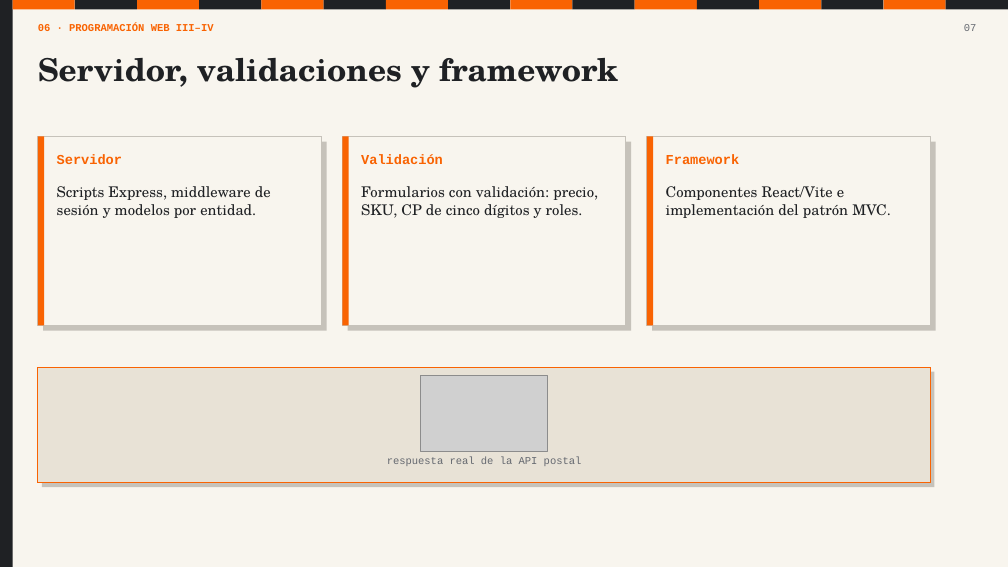
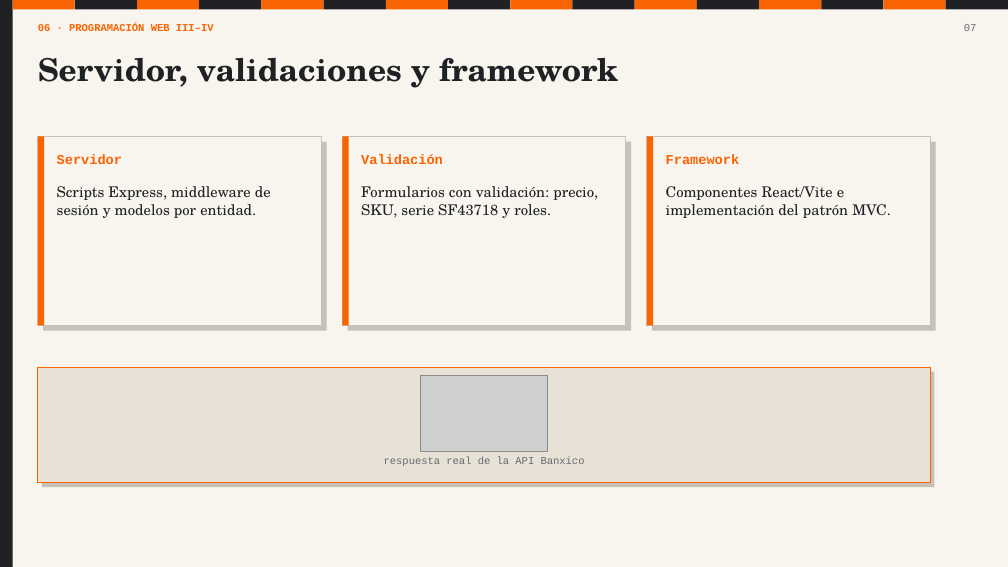
Before and after one commit to angelgael10/ferreteria-pos, a slide deck: slide 7 of docs/presentacion/Defensa_ferreteria_POS.pptx. Drawn at 1008x567 pixels with LibreOffice and Linux fonts; fonts in the diff are those of the drawing; grey boxes stand for pictures. Boxes give left, top, right and bottom in pixels: in the first picture for what was removed or moved away, otherwise in the second. Text is boxed around its words. In the diff, an @@ line names an element or a change of style, - is before the commit and + after.

Commit message:
feat: integrar API externa de Banxico

```diff
--- a/docs/presentacion/Defensa_ferreteria_POS.pptx
+++ b/docs/presentacion/Defensa_ferreteria_POS.pptx
@@ text at <box>361,186,598,218</box>: text changed @@
-Formularios con validación: precio, SKU, CP de cinco dígitos y roles.
+Formularios con validación: precio, SKU, serie SF43718 y roles.
@@ text at <box>384,456,585,466</box>: text changed @@
-respuesta real de la API postal
+respuesta real de la API Banxico
```
Also in this commit, not shown: 3 other slides changed, 35 other files.
